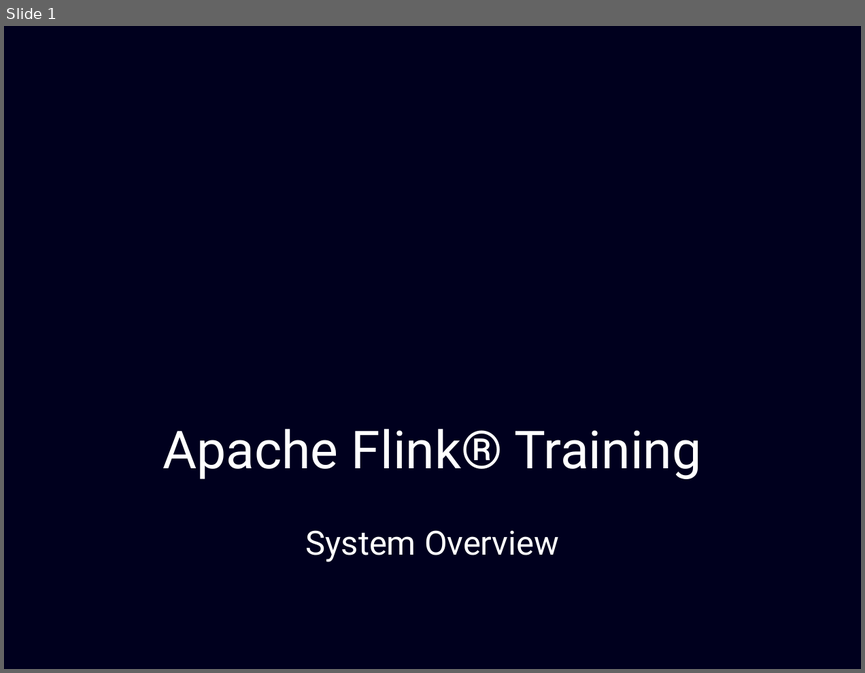
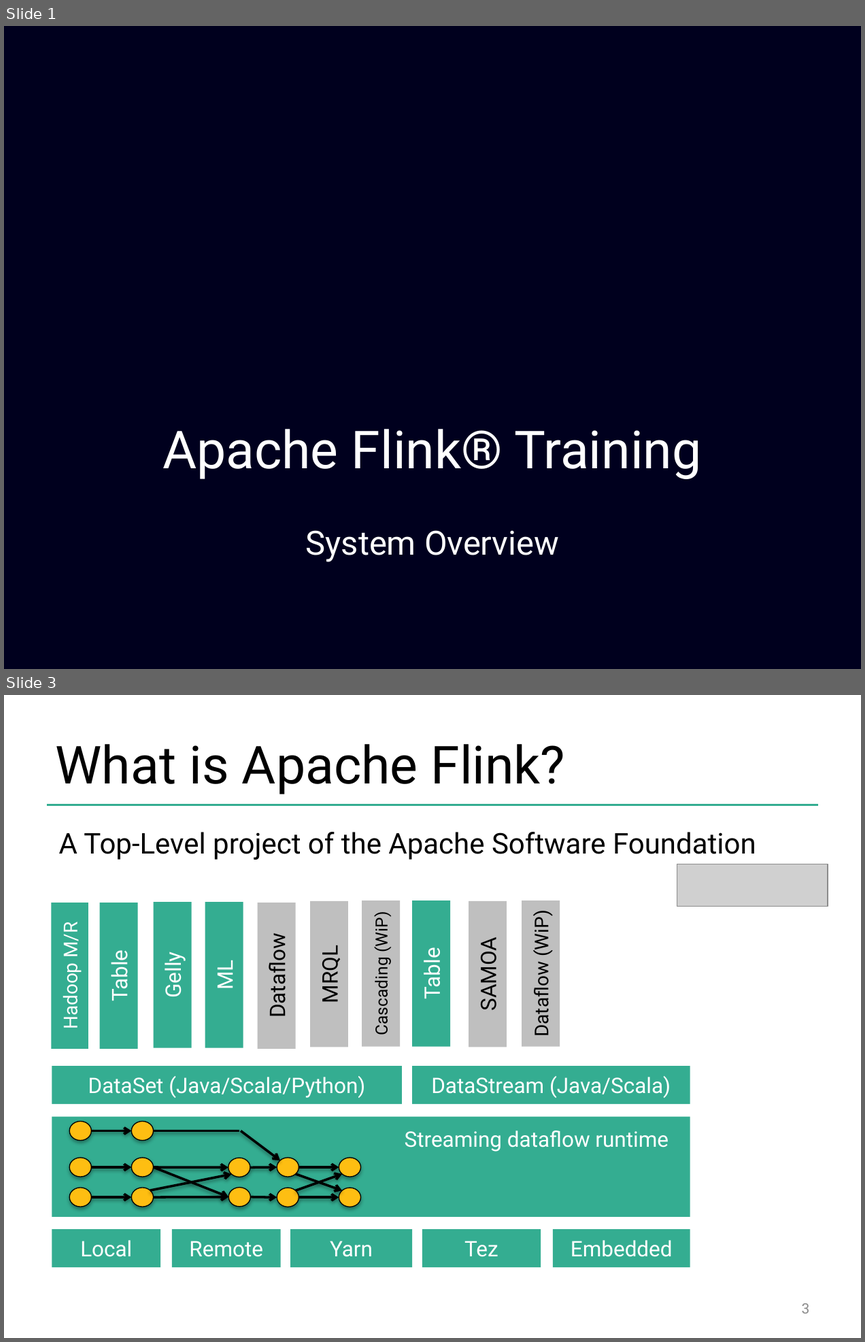
Before and after one commit to dataArtisans/flink-training-web, a slide deck: slides/flink_overview.pptx. Shown one above the other, each under a label of ours: slide 1 before the commit, slides 1 and 3 after it; the slides between them are not shown. The pictures are 865x673 and 865x1342 pixels, drawn with LibreOffice and Linux fonts; fonts in the diff are those of the drawing; grey boxes stand for pictures; background and template pictures are left out. Boxes give left, top, right and bottom in pixels: in the first picture for what was removed or moved away, otherwise in the second. Text is boxed around its words. In the diff, an @@ line names an element or a change of style, - is before the commit and + after.

```diff
--- a/slides/flink_overview.pptx
+++ b/slides/flink_overview.pptx
@@ slide 3 added at bbox=[4, 695, 861, 1338], background #FFFFFF @@
@@ title added at bbox=[56, 744, 566, 794], 44 pt, text #000000 @@
+What is Apache Flink?
@@ line added from (47, 804) to (818, 804), #34AD91 2 pt @@
@@ text added at bbox=[59, 832, 756, 860], 24 pt, text #000000 @@
+A Top-Level project of the Apache Software Foundation
@@ picture added at bbox=[677, 864, 828, 906] @@
@@ rectangle added at bbox=[52, 903, 88, 1049], fill #34AD91, 16 pt, text #FFFFFF @@
+Hadoop M/R
@@ rectangle added at bbox=[100, 902, 138, 1048], fill #34AD91, 18 pt, text #FFFFFF @@
+Table
@@ rectangle added at bbox=[153, 902, 191, 1047], fill #34AD91, 18 pt, text #FFFFFF @@
+Gelly
@@ rectangle added at bbox=[205, 902, 243, 1047], fill #34AD91, 18 pt, text #FFFFFF @@
+ML
@@ rectangle added at bbox=[258, 902, 295, 1048], fill #BFBFBF, 18 pt, text #000000 @@
+Dataflow
@@ rectangle added at bbox=[310, 900, 347, 1047], fill #BFBFBF, 18 pt, text #000000 @@
+MRQL
@@ rectangle added at bbox=[362, 900, 400, 1047], fill #BFBFBF, 14 pt, text #000000 @@
+Cascading (WiP)
@@ rectangle added at bbox=[412, 900, 449, 1047], fill #34AD91, 18 pt, text #FFFFFF @@
+Table
@@ rectangle added at bbox=[468, 900, 506, 1047], fill #BFBFBF, 18 pt, text #000000 @@
+SAMOA
@@ rectangle added at bbox=[521, 900, 559, 1047], fill #BFBFBF, 16 pt, text #000000 @@
+Dataflow (WiP)
@@ rectangle added at bbox=[52, 1066, 402, 1104], fill #34AD91, 18 pt, text #FFFFFF @@
+DataSet (Java/Scala/Python)
@@ rectangle added at bbox=[412, 1066, 689, 1104], fill #34AD91, 18 pt, text #FFFFFF @@
+DataStream (Java/Scala)
@@ group added at bbox=[52, 1117, 690, 1217]: 14 arrows, 12 ellipses, 1 rectangle, 1 text, 1 line @@
+Streaming dataflow runtime
@@ rectangle added at bbox=[52, 1229, 161, 1266], fill #34AD91, 18 pt, text #FFFFFF @@
+Local
@@ rectangle added at bbox=[172, 1229, 281, 1266], fill #34AD91, 18 pt, text #FFFFFF @@
+Remote
@@ rectangle added at bbox=[290, 1229, 412, 1266], fill #34AD91, 18 pt, text #FFFFFF @@
+Yarn
@@ rectangle added at bbox=[422, 1229, 541, 1266], fill #34AD91, 18 pt, text #FFFFFF @@
+Tez
@@ rectangle added at bbox=[552, 1229, 689, 1266], fill #34AD91, 18 pt, text #FFFFFF @@
+Embedded
@@ page number added at bbox=[802, 1303, 810, 1313], 12 pt, text #8C8C8C @@
+3
```
Also in this commit, not shown: 3 slides changed, 5 other slides added, 8 slides removed.
